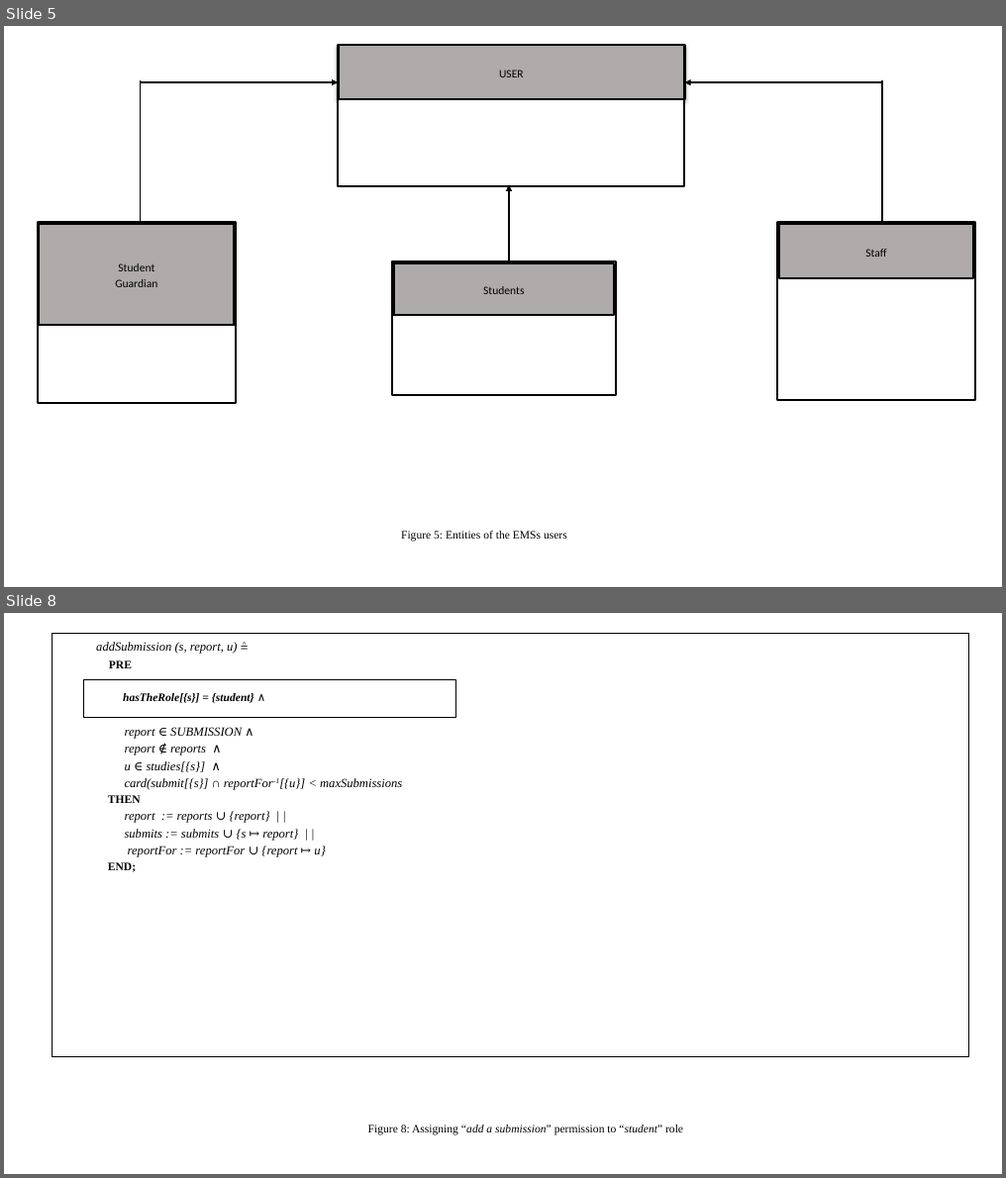
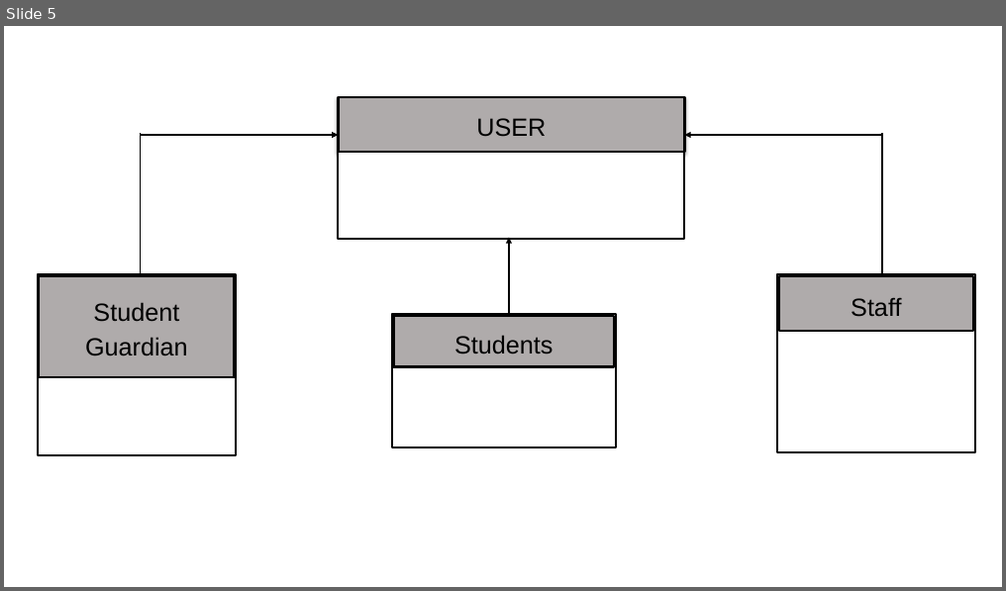
Before and after one commit to benjaminaziz/KAOS-B, a slide deck: Figures_Full Slides.pptx. Shown one above the other, each under a label of ours: slides 5 and 8 before the commit, slide 5 after it; the slides between them are not shown. The pictures are 1006x1178 and 1006x591 pixels, drawn with LibreOffice and Linux fonts; fonts in the diff are those of the drawing. Boxes give left, top, right and bottom in pixels: in the first picture for what was removed or moved away, otherwise in the second. Text is boxed around its words. In the diff, an @@ line names an element or a change of style, - is before the commit and + after.

```diff
--- a/Figures_Full Slides.pptx
+++ b/Figures_Full Slides.pptx
@@ slide 8 removed at <box>4,613,1002,1174</box>, background #FFFFFF @@
@@ rectangle removed at <box>52,633,968,1057</box> @@
-addSubmission (s, report, u) ≙
-PRE
-hasTheRole[{s}] = {student} ∧
-report ∈ SUBMISSION ∧
-report ∉ reports ∧
-u ∈ studies[{s}] ∧
-card(submit[{s}] ∩ reportFor-1[{u}] < maxSubmissions
-THEN
-report := reports ∪ {report} | |
-submits := submits ∪ {s ↦ report} | |
-reportFor := reportFor ∪ {report ↦ u}
-END;
@@ rectangle removed at <box>83,679,456,718</box> @@
@@ text removed at <box>368,1125,683,1136</box> @@
-Figure 8: Assigning “add a submission” permission to “student” role
@@ slide 5 changed as well @@
@@ size 11 to 24 pt, font Calibri to Arial in 4 elements at <box>394,316,615,368</box>, <box>40,276,235,377</box>, <box>779,276,973,332</box>, <box>338,97,684,152</box> @@
@@ 8 rectangles, 3 arrows, 2 lines: place and size @@
-8 rectangles, 3 arrows, 2 lines at <box>38,45,975,404</box>
+8 rectangles, 3 arrows, 2 lines at <box>38,97,975,457</box>
@@ text removed at <box>401,531,567,542</box> @@
-Figure 5: Entities of the EMSs users
```
Also in this commit, not shown: 6 other slides changed, 26 other files.
